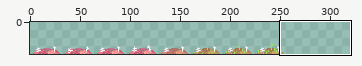
File history of a sprite sheet, gfx/corpse.png. The picture above shows the old version from afar; the outline marks the close-up.
Close-up. Old version:
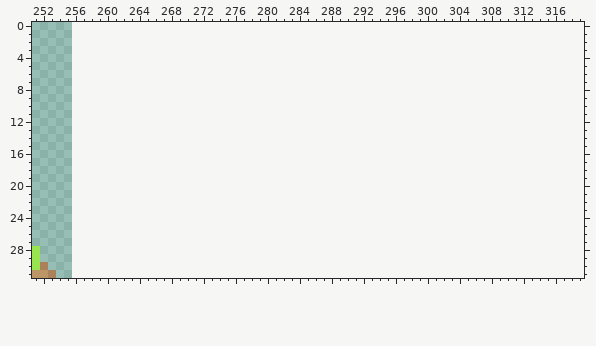
The file is 256x32 pixels. Shown: x 251..319, y 0..31. The old version is drawn lined up with the new one, on the new canvas.
And afterwards:
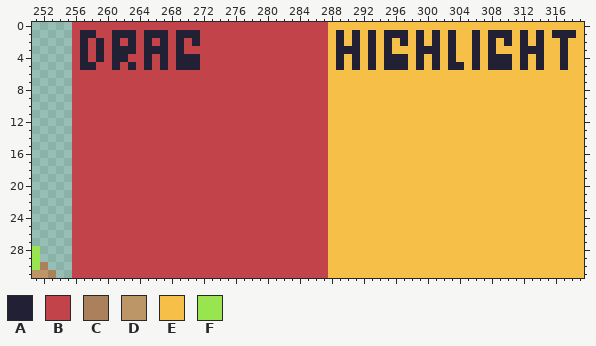
Palette (. is transparent): A #222034  B #c2444a  C #ab815b  D #bd9668  E #f6c048  F #99e550
Edits made:
canvas 256x32 -> 320x32
@@ x 251..319 @@
- 0 .....................................................................
- 1 .....................................................................
- 2 .....................................................................
- 3 .....................................................................
- 4 .....................................................................
- 5 .....................................................................
- 6 .....................................................................
- 7 .....................................................................
- 8 .....................................................................
- 9 .....................................................................
-10 .....................................................................
-11 .....................................................................
-12 .....................................................................
-13 .....................................................................
-14 .....................................................................
-15 .....................................................................
-16 .....................................................................
-17 .....................................................................
-18 .....................................................................
-19 .....................................................................
-20 .....................................................................
-21 .....................................................................
-22 .....................................................................
-23 .....................................................................
-24 .....................................................................
-25 .....................................................................
-26 .....................................................................
-27 .....................................................................
-28 F....................................................................
-29 F....................................................................
-30 FC...................................................................
-31 DDC..................................................................
+ 0 .....BBBBBBBBBBBBBBBBBBBBBBBBBBBBBBBBEEEEEEEEEEEEEEEEEEEEEEEEEEEEEEEE
+ 1 .....BAABBAAABAAABAAABBBBBBBBBBBBBBBBEAEAEAEAAAEAEAEAEEAEAAAEAEAEAAAE
+ 2 .....BABABABABABABABABBBBBBBBBBBBBBBBEAEAEAEAEAEAEAEAEEAEAEAEAEAEEAEE
+ 3 .....BABABAAABAAABABBBBBBBBBBBBBBBBBBEAAAEAEAEEEAAAEAEEAEAEEEAAAEEAEE
+ 4 .....BABABAABBABABAAABBBBBBBBBBBBBBBBEAEAEAEAAAEAEAEAEEAEAAAEAEAEEAEE
+ 5 .....BAABBABABABABAAABBBBBBBBBBBBBBBBEAEAEAEAAAEAEAEAAEAEAAAEAEAEEAEE
+ 6 .....BBBBBBBBBBBBBBBBBBBBBBBBBBBBBBBBEEEEEEEEEEEEEEEEEEEEEEEEEEEEEEEE
+ 7 .....BBBBBBBBBBBBBBBBBBBBBBBBBBBBBBBBEEEEEEEEEEEEEEEEEEEEEEEEEEEEEEEE
+ 8 .....BBBBBBBBBBBBBBBBBBBBBBBBBBBBBBBBEEEEEEEEEEEEEEEEEEEEEEEEEEEEEEEE
+ 9 .....BBBBBBBBBBBBBBBBBBBBBBBBBBBBBBBBEEEEEEEEEEEEEEEEEEEEEEEEEEEEEEEE
+10 .....BBBBBBBBBBBBBBBBBBBBBBBBBBBBBBBBEEEEEEEEEEEEEEEEEEEEEEEEEEEEEEEE
+11 .....BBBBBBBBBBBBBBBBBBBBBBBBBBBBBBBBEEEEEEEEEEEEEEEEEEEEEEEEEEEEEEEE
+12 .....BBBBBBBBBBBBBBBBBBBBBBBBBBBBBBBBEEEEEEEEEEEEEEEEEEEEEEEEEEEEEEEE
+13 .....BBBBBBBBBBBBBBBBBBBBBBBBBBBBBBBBEEEEEEEEEEEEEEEEEEEEEEEEEEEEEEEE
+14 .....BBBBBBBBBBBBBBBBBBBBBBBBBBBBBBBBEEEEEEEEEEEEEEEEEEEEEEEEEEEEEEEE
+15 .....BBBBBBBBBBBBBBBBBBBBBBBBBBBBBBBBEEEEEEEEEEEEEEEEEEEEEEEEEEEEEEEE
+16 .....BBBBBBBBBBBBBBBBBBBBBBBBBBBBBBBBEEEEEEEEEEEEEEEEEEEEEEEEEEEEEEEE
+17 .....BBBBBBBBBBBBBBBBBBBBBBBBBBBBBBBBEEEEEEEEEEEEEEEEEEEEEEEEEEEEEEEE
+18 .....BBBBBBBBBBBBBBBBBBBBBBBBBBBBBBBBEEEEEEEEEEEEEEEEEEEEEEEEEEEEEEEE
+19 .....BBBBBBBBBBBBBBBBBBBBBBBBBBBBBBBBEEEEEEEEEEEEEEEEEEEEEEEEEEEEEEEE
+20 .....BBBBBBBBBBBBBBBBBBBBBBBBBBBBBBBBEEEEEEEEEEEEEEEEEEEEEEEEEEEEEEEE
+21 .....BBBBBBBBBBBBBBBBBBBBBBBBBBBBBBBBEEEEEEEEEEEEEEEEEEEEEEEEEEEEEEEE
+22 .....BBBBBBBBBBBBBBBBBBBBBBBBBBBBBBBBEEEEEEEEEEEEEEEEEEEEEEEEEEEEEEEE
+23 .....BBBBBBBBBBBBBBBBBBBBBBBBBBBBBBBBEEEEEEEEEEEEEEEEEEEEEEEEEEEEEEEE
+24 .....BBBBBBBBBBBBBBBBBBBBBBBBBBBBBBBBEEEEEEEEEEEEEEEEEEEEEEEEEEEEEEEE
+25 .....BBBBBBBBBBBBBBBBBBBBBBBBBBBBBBBBEEEEEEEEEEEEEEEEEEEEEEEEEEEEEEEE
+26 .....BBBBBBBBBBBBBBBBBBBBBBBBBBBBBBBBEEEEEEEEEEEEEEEEEEEEEEEEEEEEEEEE
+27 .....BBBBBBBBBBBBBBBBBBBBBBBBBBBBBBBBEEEEEEEEEEEEEEEEEEEEEEEEEEEEEEEE
+28 F....BBBBBBBBBBBBBBBBBBBBBBBBBBBBBBBBEEEEEEEEEEEEEEEEEEEEEEEEEEEEEEEE
+29 F....BBBBBBBBBBBBBBBBBBBBBBBBBBBBBBBBEEEEEEEEEEEEEEEEEEEEEEEEEEEEEEEE
+30 FC...BBBBBBBBBBBBBBBBBBBBBBBBBBBBBBBBEEEEEEEEEEEEEEEEEEEEEEEEEEEEEEEE
+31 DDC..BBBBBBBBBBBBBBBBBBBBBBBBBBBBBBBBEEEEEEEEEEEEEEEEEEEEEEEEEEEEEEEE
Where, in picture pixels (left, top, right, bottom), the same in both close-ups:
added: (72, 22, 584, 278)
